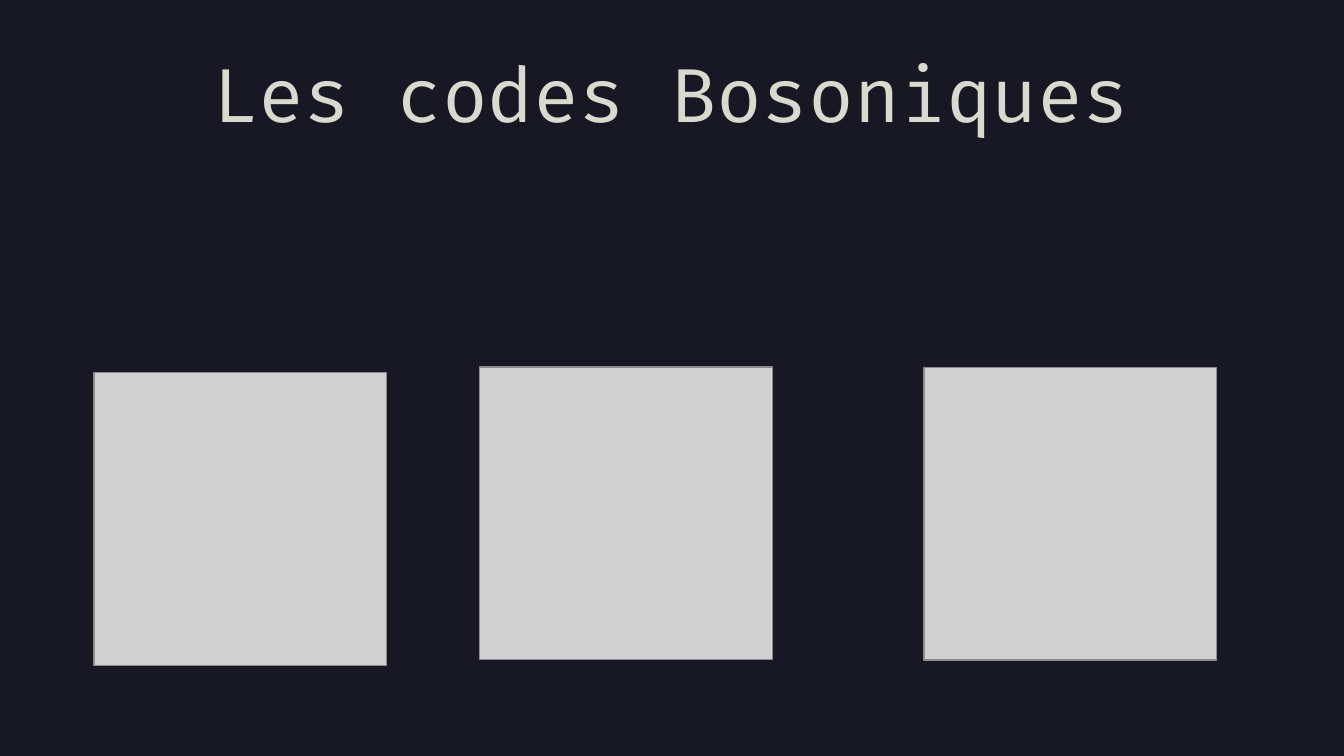
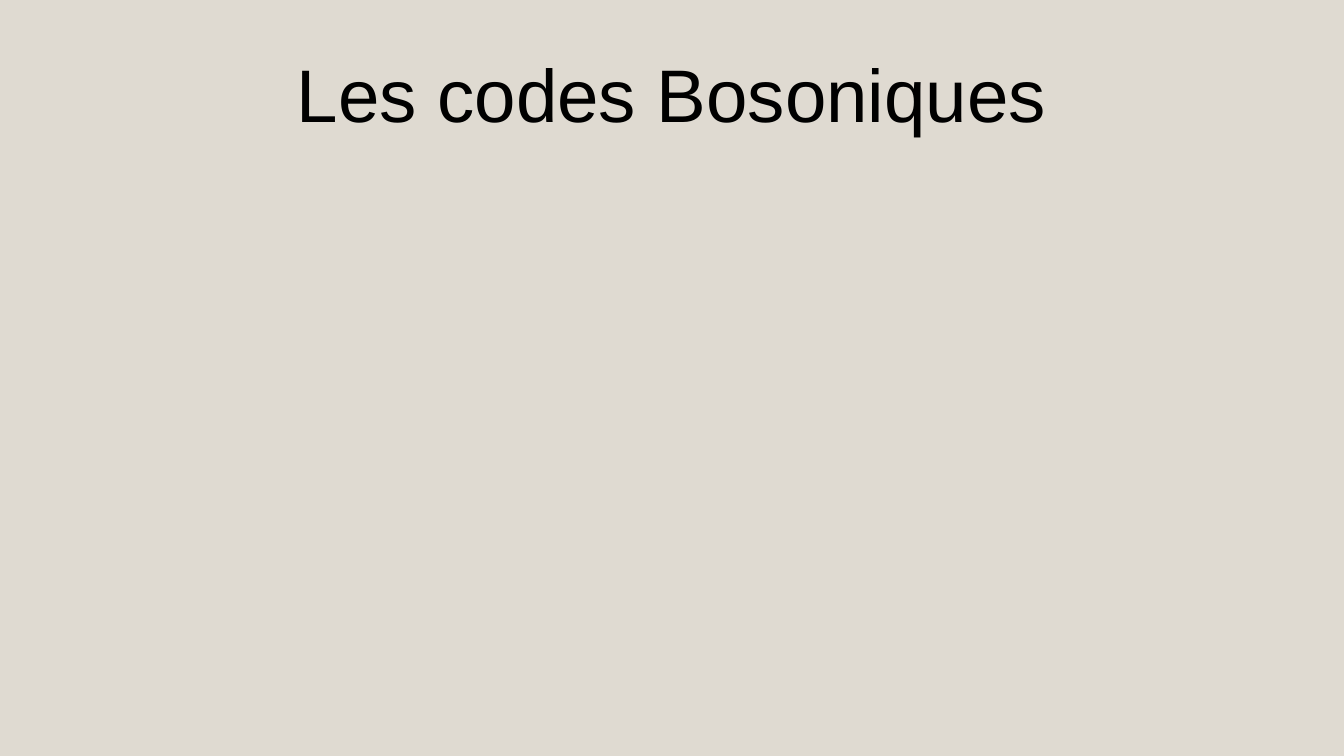
Before and after one commit to AmdaU/presentations, a slide deck: slide 7 of Seminaire/Seminaire.odp (slide 5 before the commit). Drawn at 1344x756 pixels with LibreOffice and Linux fonts; fonts in the diff are those of the drawing; grey boxes stand for pictures. Boxes give left, top, right and bottom in pixels: in the first picture for what was removed or moved away, otherwise in the second. Text is boxed around its words. In the diff, an @@ line names an element or a change of style, - is before the commit and + after.

```diff
--- a/Seminaire/Seminaire.odp
+++ b/Seminaire/Seminaire.odp
@@ background #181825 to #DFDAD1 @@
@@ title "Les codes Bosoniques" at <box>297,68,1046,137</box>: font Fira Code to Arial, text colour #D9D9CE to #000000 @@
@@ picture removed at <box>94,373,387,666</box> @@
@@ picture removed at <box>481,367,773,660</box> @@
@@ picture removed at <box>924,367,1217,660</box> @@
```
Also in this commit, not shown: 15 other slides changed, 13 slides added, 5 slides removed, 54 other files.
